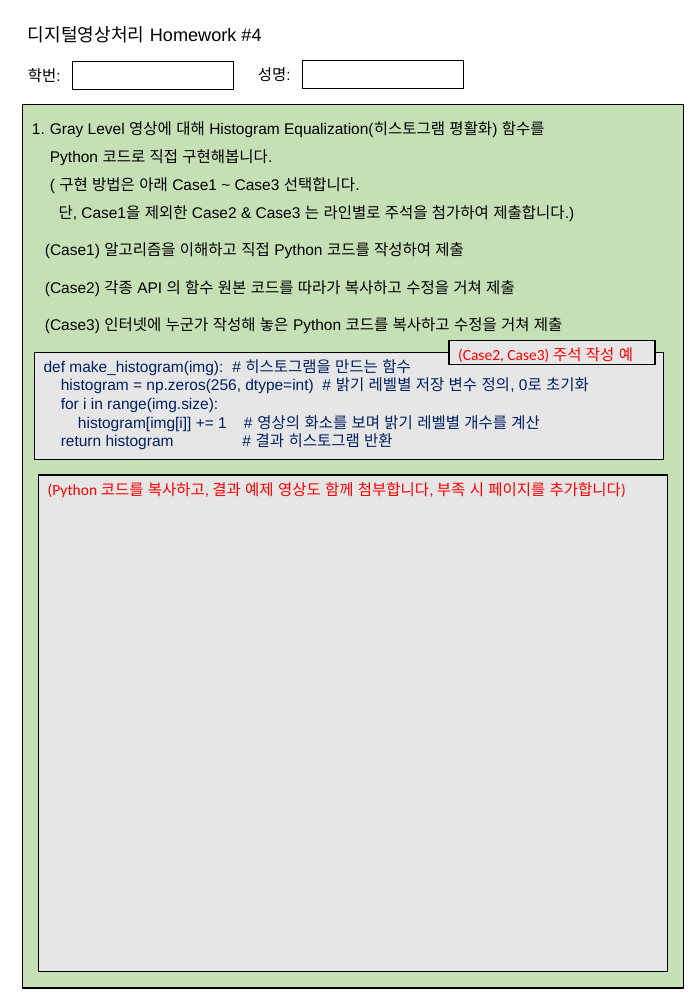
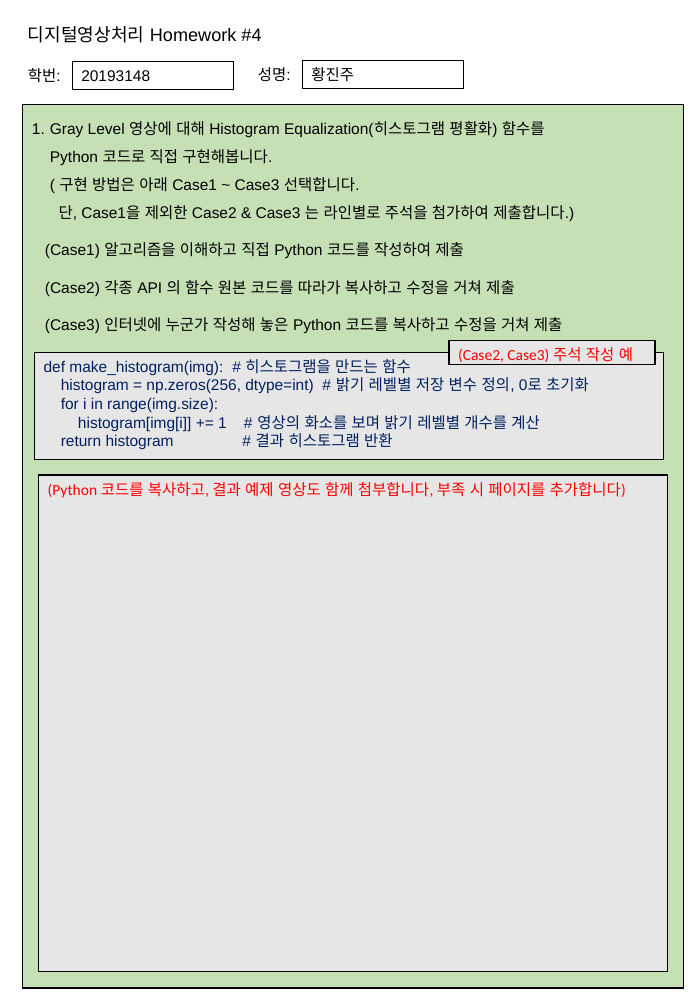
Before and after one commit to oMFDOo/School_3.1, a slide deck: slide 1 of 디지털 영상처리/디지털영상처리(Homework#04).pptx. Drawn at 698x1008 pixels with LibreOffice and Linux fonts; fonts in the diff are those of the drawing. Boxes give left, top, right and bottom in pixels: in the first picture for what was removed or moved away, otherwise in the second. Text is boxed around its words. In the diff, an @@ line names an element or a change of style, - is before the commit and + after.

```diff
--- a/디지털 영상처리/디지털영상처리(Homework#04).pptx
+++ b/디지털 영상처리/디지털영상처리(Homework#04).pptx
@@ text in rectangle at bbox=[81, 70, 150, 81]: text added @@
+20193148
@@ text in rectangle at bbox=[311, 67, 354, 82]: text added @@
+황진주
```
Also in this commit, not shown: 1 other slide changed.
